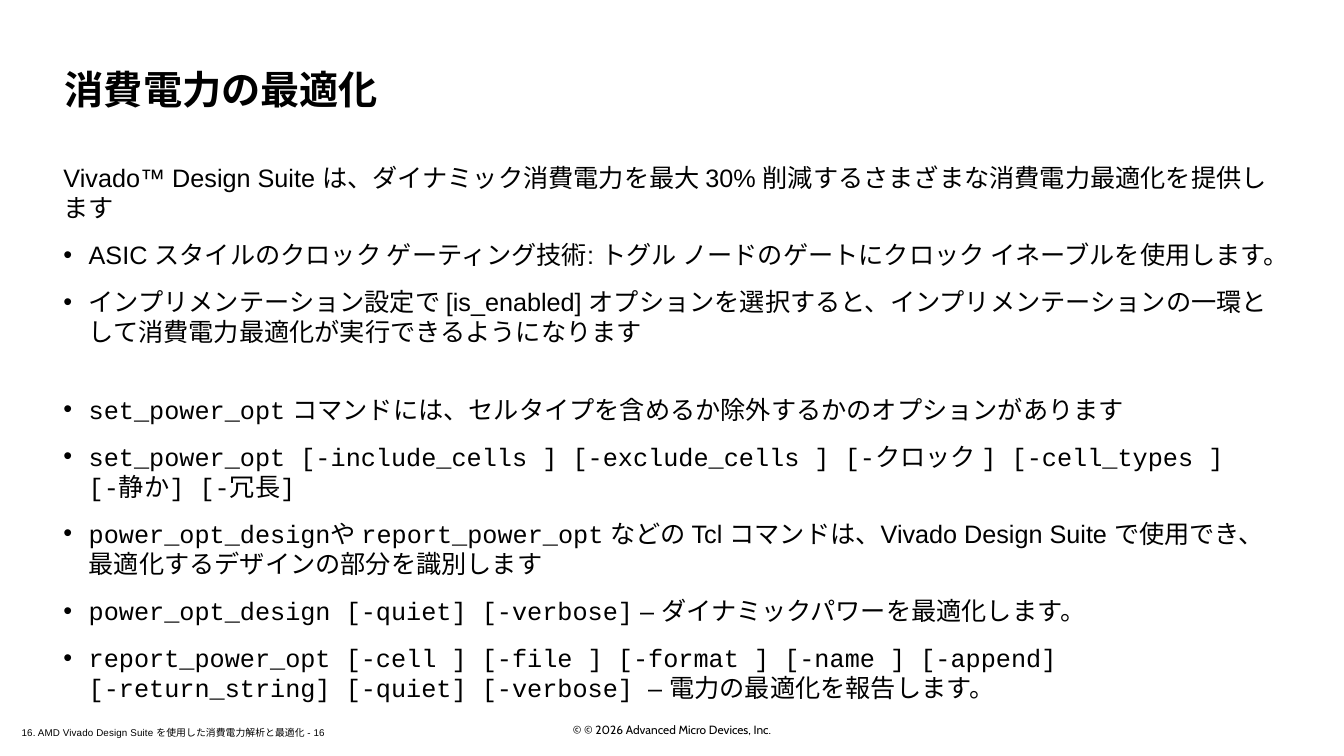
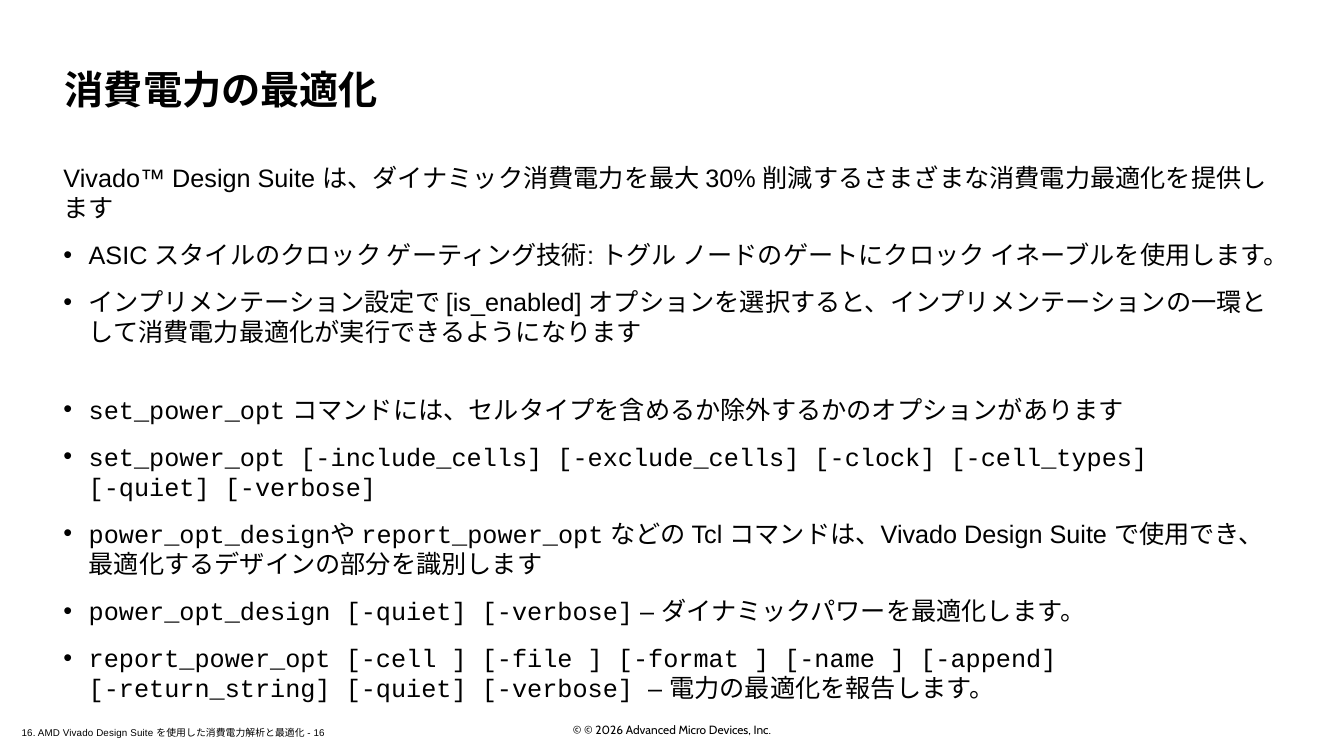
Before and after one commit to hdlabjk/spusp, a slide deck: slide 16 of doc/slides_docx/16. Power Analysis and Optimization Using the AMD Vivado Design Suite_ILT_translated_ja.pptx. Drawn at 1344x756 pixels with LibreOffice and Linux fonts; fonts in the diff are those of the drawing; background and template pictures are left out. Boxes give left, top, right and bottom in pixels: in the first picture for what was removed or moved away, otherwise in the second. Text is boxed around its words. In the diff, an @@ line names an element or a change of style, - is before the commit and + after.

```diff
--- a/doc/slides_docx/16. Power Analysis and Optimization Using the AMD Vivado Design Suite_ILT_translated_ja.pptx
+++ b/doc/slides_docx/16. Power Analysis and Optimization Using the AMD Vivado Design Suite_ILT_translated_ja.pptx
@@ text at (x1=89, y1=447, x2=1148, y2=502): text changed @@
-• set_power_opt [-include_cells ] [-exclude_cells ] [-クロック ] [-cell_types ]
-  [-静か] [-冗長]
+• set_power_opt [-include_cells] [-exclude_cells] [-clock] [-cell_types]
+  [-quiet] [-verbose]
```
Also in this commit, not shown: 13 other files.
